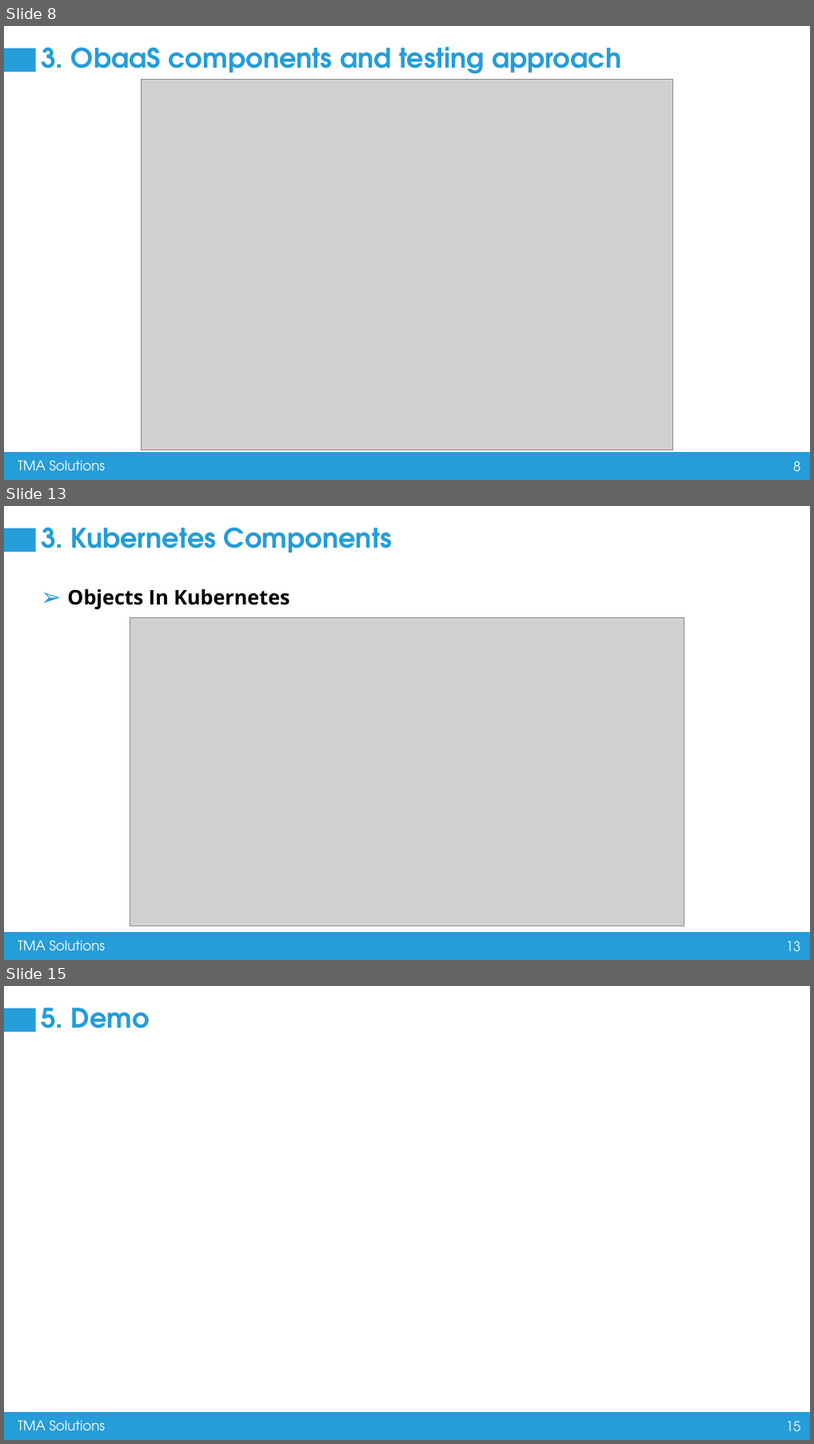
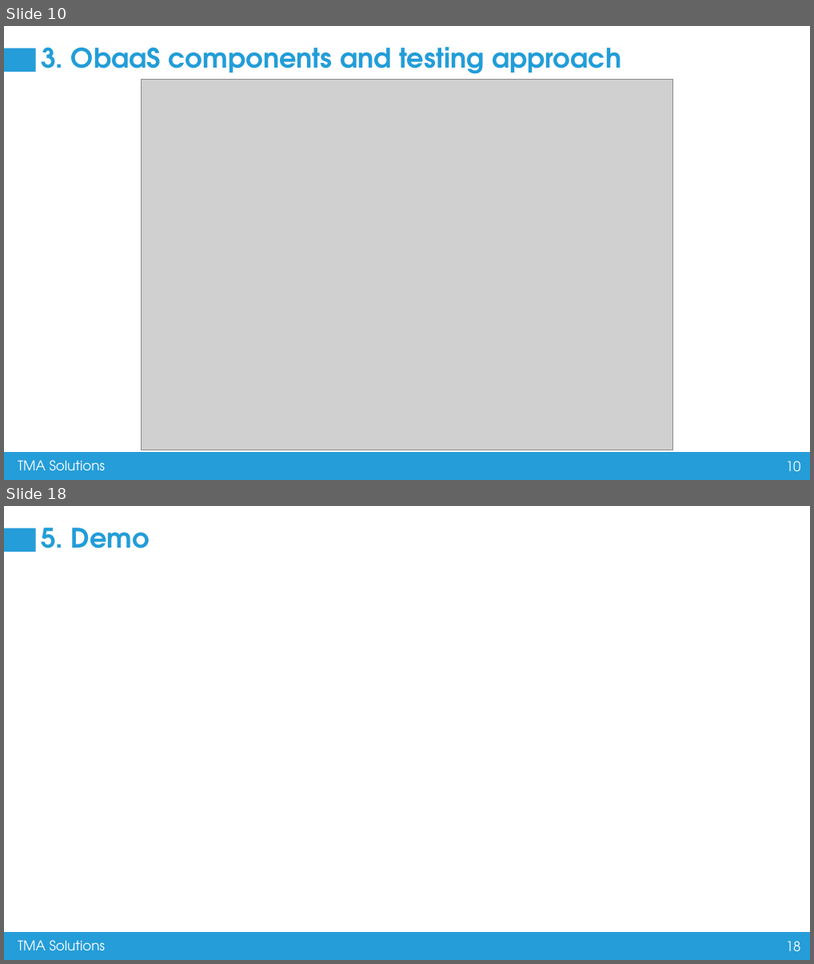
Before and after one commit to nguyenvanhuy0612/flutter_training, a slide deck: Containerization and Microservices Testing.pptx. Shown one above the other, each under a label of ours: slides 8, 13 and 15 before the commit, slides 10 and 18 after it; the slides between them are not shown. The pictures are 814x1444 and 814x964 pixels, drawn with LibreOffice and Linux fonts; fonts in the diff are those of the drawing; grey boxes stand for pictures. Boxes give left, top, right and bottom in pixels: in the first picture for what was removed or moved away, otherwise in the second. Text is boxed around its words. In the diff, an @@ line names an element or a change of style, - is before the commit and + after.

```diff
--- a/Containerization and Microservices Testing.pptx
+++ b/Containerization and Microservices Testing.pptx
@@ slide 13 removed at bbox=[4, 506, 810, 960], background #FFFFFF; not listed: 4 template elements that a slide beside it also shows @@
@@ title removed at bbox=[41, 527, 392, 553] @@
-3. Kubernetes Components
@@ text removed at bbox=[67, 589, 290, 609] @@
-➢ Objects In Kubernetes
@@ picture removed at bbox=[130, 617, 685, 926] @@
@@ what was slide 8 is now slide 10 @@
@@ page number at bbox=[786, 460, 802, 471]: text changed @@
-8
+10
@@ what was slide 15 is now slide 18 @@
@@ page number at bbox=[786, 940, 802, 951]: text changed @@
-15
+18
```
Also in this commit, not shown: 5 slides changed, 9 slides added, 12 other slides removed.
